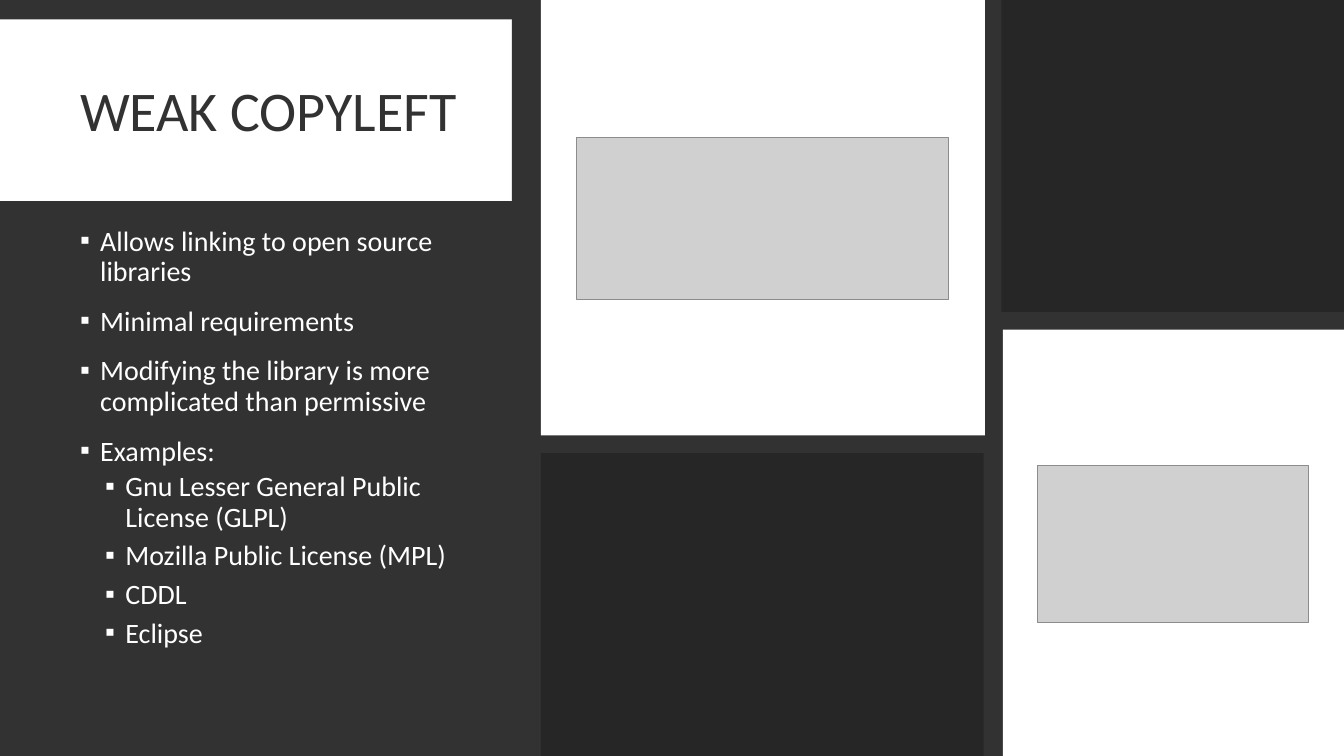
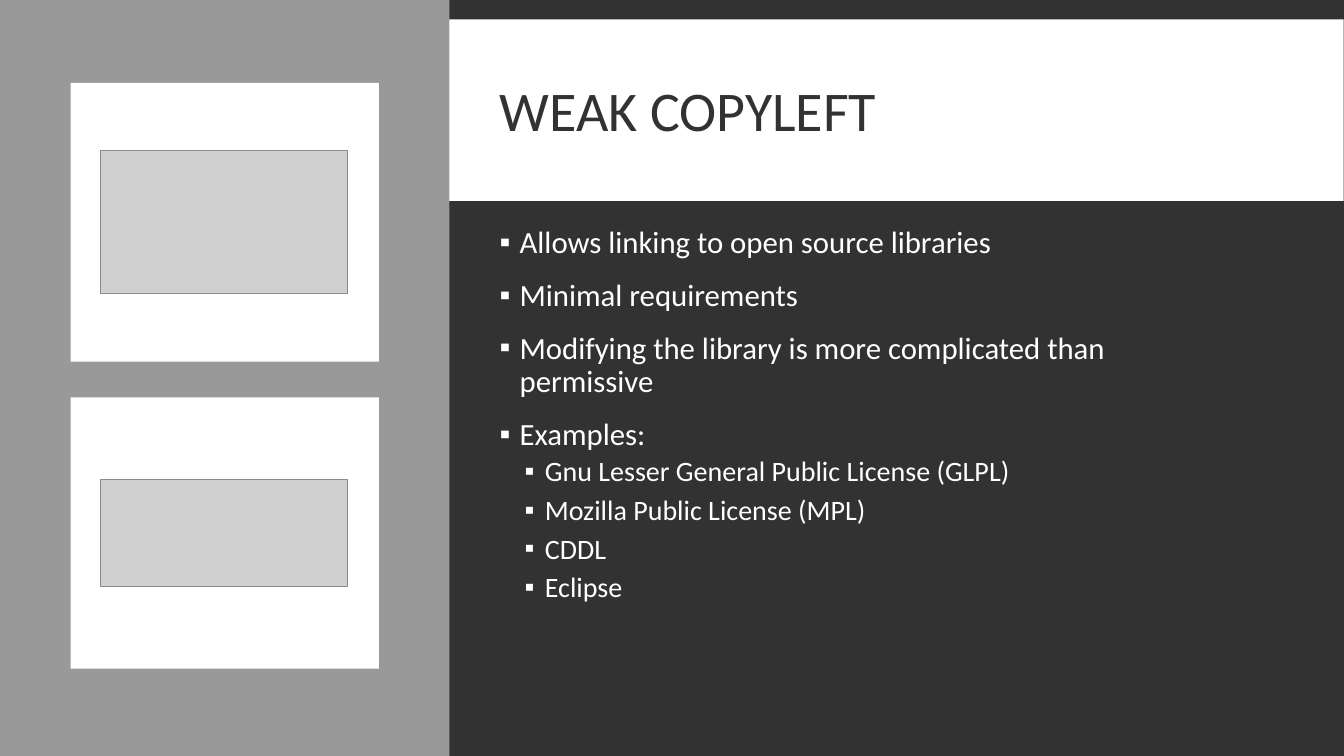
Before and after one commit to hexa-decim8/ISBPM, a slide deck: slide 25 of Class_Materials/Week_4/Day_2_Github_Day_2_WIP/ISBPM Github Day 2.pptx (slide 24 before the commit). Drawn at 1344x756 pixels with LibreOffice and Linux fonts; fonts in the diff are those of the drawing; grey boxes stand for pictures. Boxes give left, top, right and bottom in pixels: in the first picture for what was removed or moved away, otherwise in the second. Text is boxed around its words. In the diff, an @@ line names an element or a change of style, - is before the commit and + after.

```diff
--- a/Class_Materials/Week_4/Day_2_Github_Day_2_WIP/ISBPM Github Day 2.pptx
+++ b/Class_Materials/Week_4/Day_2_Github_Day_2_WIP/ISBPM Github Day 2.pptx
@@ rectangle added at (x1=0, y1=0, x2=450, y2=756), fill #989898 @@
@@ rectangle removed at (x1=512, y1=0, x2=1344, y2=756) @@
@@ rectangle removed at (x1=541, y1=0, x2=985, y2=436) @@
@@ rectangle removed at (x1=1002, y1=0, x2=1344, y2=312) @@
@@ title "WEAK COPYLEFT" moved from (x1=80, y1=94, x2=457, y2=132) to (x1=500, y1=94, x2=876, y2=132) @@
@@ rectangle added at (x1=71, y1=83, x2=379, y2=362), fill #FFFFFF @@
@@ picture resized from (x1=1037, y1=465, x2=1309, y2=622) to (x1=101, y1=150, x2=348, y2=293) @@
@@ text "Allows linking to open source ..." moved from (x1=100, y1=231, x2=446, y2=648) to (x1=520, y1=231, x2=1104, y2=602) @@
@@ text at (x1=520, y1=231, x2=1104, y2=450): size 20 to 22 pt in "Allows linking to open source libraries", "Minimal requirements", "Modifying the library is more complicated than ...", "Examples:" @@
@@ rectangle removed at (x1=1003, y1=330, x2=1344, y2=756) @@
@@ rectangle added at (x1=71, y1=397, x2=379, y2=668), fill #323232 @@
@@ picture resized from (x1=577, y1=138, x2=949, y2=300) to (x1=101, y1=479, x2=348, y2=587) @@
@@ rectangle removed at (x1=541, y1=453, x2=984, y2=756) @@
```
Also in this commit, not shown: 32 other slides changed, 1 slide added, 2 slides removed, 1 other file.
